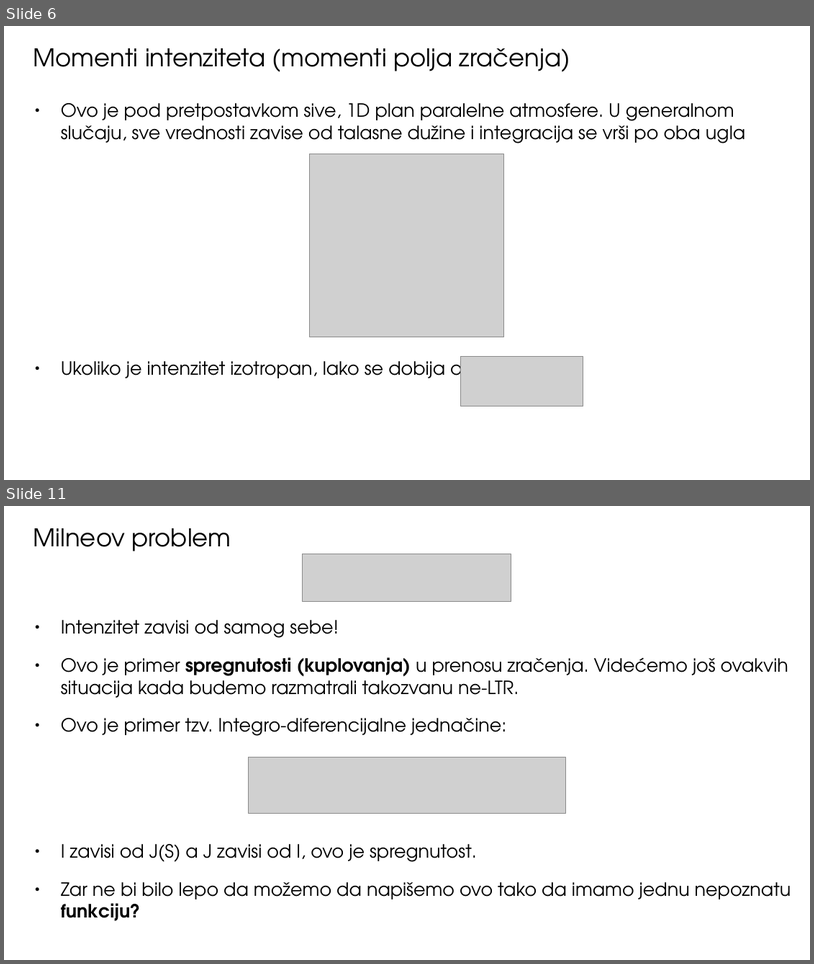
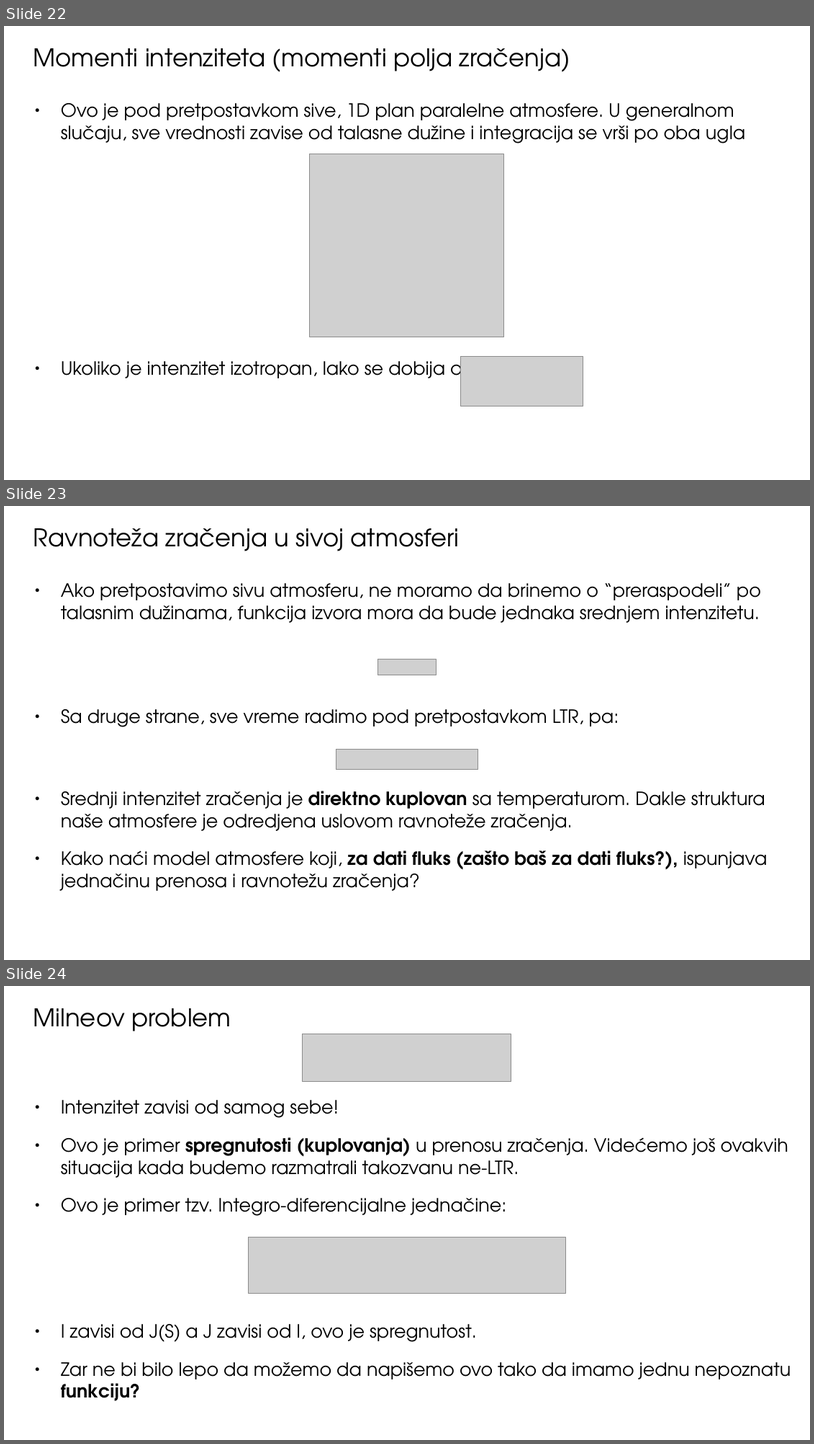
Before and after one commit to ivanzmilic/TZS_matf, a slide deck: Predavanja/Predavanje_06_Atmosfere_u_RZ.odp. Shown one above the other, each under a label of ours: slides 6 and 11 before the commit, slides 22, 23 and 24 after it; the slides between them are not shown. The pictures are 814x964 and 814x1444 pixels, drawn with LibreOffice and Linux fonts; fonts in the diff are those of the drawing; grey boxes stand for pictures. Boxes give left, top, right and bottom in pixels: in the first picture for what was removed or moved away, otherwise in the second. Text is boxed around its words. In the diff, an @@ line names an element or a change of style, - is before the commit and + after.

```diff
--- a/Predavanja/Predavanje_06_Atmosfere_u_RZ.odp
+++ b/Predavanja/Predavanje_06_Atmosfere_u_RZ.odp
@@ slide 23 added at bbox=[4, 506, 810, 960], background #FFFFFF @@
@@ title added at bbox=[34, 528, 460, 551], 24 pt, text #000000 @@
+Ravnoteža zračenja u sivoj atmosferi
@@ text added at bbox=[61, 583, 767, 890], 18 pt, text #000000 @@
+● Ako pretpostavimo sivu atmosferu, ne moramo da brinemo o “preraspodeli” po talasnim dužinama, funkcija izvora mora da bude jednaka srednjem intenzitetu.
+● Sa druge strane, sve vreme radimo pod pretpostavkom LTR, pa:
+● Srednji intenzitet zračenja je direktno kuplovan sa temperaturom. Dakle struktura naše atmosfere je odredjena uslovom ravnoteže zračenja.
+● Kako naći model atmosfere koji, za dati fluks (zašto baš za dati fluks?), ispunjava jednačinu prenosa i ravnotežu zračenja?
@@ picture added at bbox=[378, 659, 437, 675] @@
@@ picture added at bbox=[336, 749, 478, 770] @@
@@ what was slide 6 is now slide 22 @@
@@ what was slide 11 is now slide 24 @@
```
Also in this commit, not shown: 4 slides changed, 19 other slides added, 23 slides removed, 21 other files.
